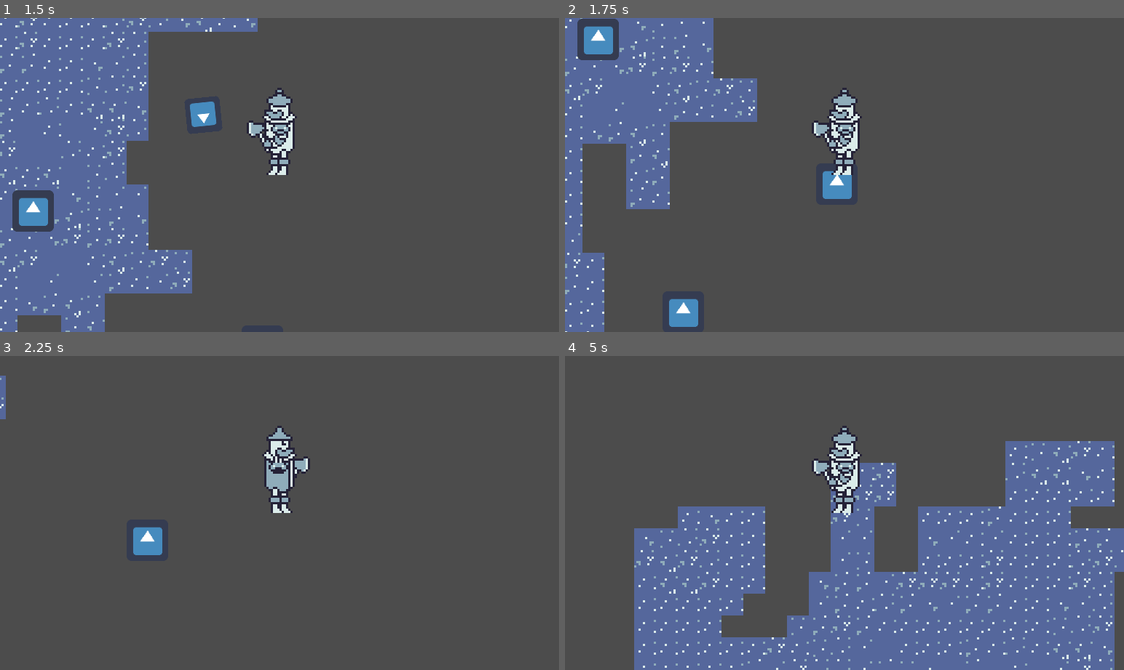
Above: before the commit, frames 1-4 (two rows, left to right).
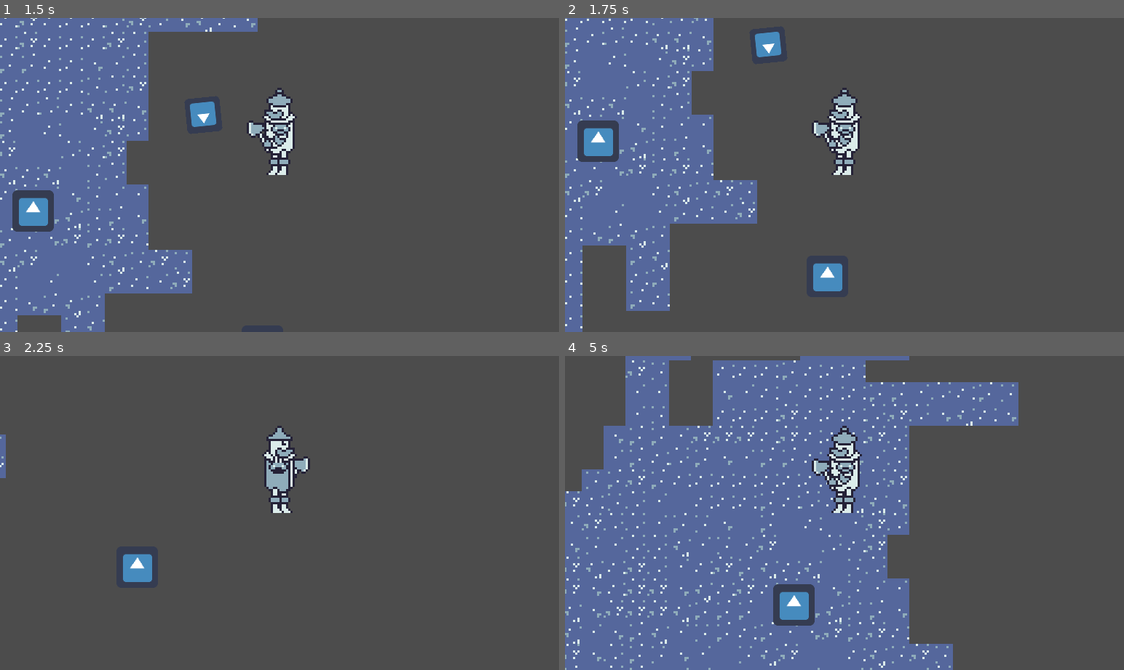
Above: after the commit, the same moments.

Repository: Travh98/GWJ_Jan2023_Heartless
Game: Godot game, scene res://levels/test_level.tscn
Same seed, same stepped clock (60 frames per second), same inputs: the game is played once before the commit and once after it. The engine's default icon, where the game draws it, is replaced by a stand-in: a white triangle on a blue panel in a dark square.
Inputs (mouse positions are in pixels of both pictures, inside the frame that each line leads up to):
- Up to frame 1 (1.5 s): tap Enter at 0.5 s; move the mouse to (402, 159) at 0.52 s; hold D (right) 0.53-1.28 s; right-click (402, 159) at 0.6 s; move the mouse to (167, 190) at 1.27 s; hold S (down) from 1.28 s (still down); click (167, 190) at 1.35 s
- Up to frame 2 (1.75 s): keep holding S (down); right-click (732, 190) at 1.55 s
- Up to frame 3 (2.25 s): move the mouse to (335, 443) at 2.02 s; release S (down) at 2.03 s; hold D (right) from 2.03 s (still down); right-click (335, 443) at 2.1 s
- Up to frame 4 (5 s): move the mouse to (816, 575) at 2.77 s; release D (right) at 2.78 s; hold W (up) 2.78-3.53 s; right-click (816, 575) at 2.85 s; tap Space at 3.5 s; move the mouse to (1012, 560) at 3.52 s; hold A (left) from 3.53 s (still down); click (1012, 560) at 3.6 s; right-click (1012, 560) at 3.8 s; move the mouse to (676, 465) at 4.27 s; right-click (676, 465) at 4.35 s

Frame 1 is identical in both runs. In frame 2, 15% of the frame differs, in the area x 0-52%, y 0-100%; in frame 3, 1.2%; in frame 4, 60%, in the area x 0-100%, y 0-100%.

Commit message:
Added dash cooldown

Diff:
--- a/actors/player_character/player_character.gd
+++ b/actors/player_character/player_character.gd
@@ -8,9 +8,12 @@
 # Potentially modifyable stats
 var attack_range = 35
 var attack_cooldown_secs = 0.5
+var dash_speed = 5
+var dash_cooldown_secs = 1
 
 
 var attack_ready : bool = true
+var dash_ready : bool = true
 var velocity := Vector2.ZERO
 
 onready var animated_sprite: AnimatedSprite = $Sprite
@@ -18,11 +21,14 @@
 
 onready var dash_timer : Timer = get_node("DashTimer")
 onready var attack_cooldown_timer : Timer = get_node("AttackCooldownTimer")
+onready var dash_cooldown_timer : Timer = get_node("DashCooldownTimer")
 
 func _ready():
 	dash_timer.connect("timeout", self, "dash_finished")
 	attack_cooldown_timer.connect("timeout", self, "attack_cooled_down")
 	attack_cooldown_timer.wait_time = attack_cooldown_secs
+	dash_cooldown_timer.connect("timeout", self, "dash_cooled_down")
+	dash_cooldown_timer.wait_time = dash_cooldown_secs
 	temporary_speed = SPEED
 
 func _physics_process(delta: float) -> void:
@@ -35,7 +41,7 @@
 
 	if Input.is_action_just_pressed("attack") and attack_ready:
 		axe_attack()
-	if Input.is_action_just_pressed("dash"):
+	if Input.is_action_just_pressed("dash") and dash_ready:
 		dash()
 
 func _process(delta: float) -> void:
@@ -68,9 +74,14 @@
 func dash() -> void:
 	temporary_speed = SPEED * 5
 	dash_timer.start()
+	dash_ready = false
+	dash_cooldown_timer.start()
 
 func dash_finished() -> void:
 	temporary_speed = SPEED
 
 func attack_cooled_down() -> void:
 	attack_ready = true
+
+func dash_cooled_down() -> void:
+	dash_ready = true
--- a/actors/player_character/player_character.tscn
+++ b/actors/player_character/player_character.tscn
@@ -72,3 +72,5 @@
 [node name="AttackCooldownTimer" type="Timer" parent="."]
 process_mode = 0
 one_shot = true
+
+[node name="DashCooldownTimer" type="Timer" parent="."]
